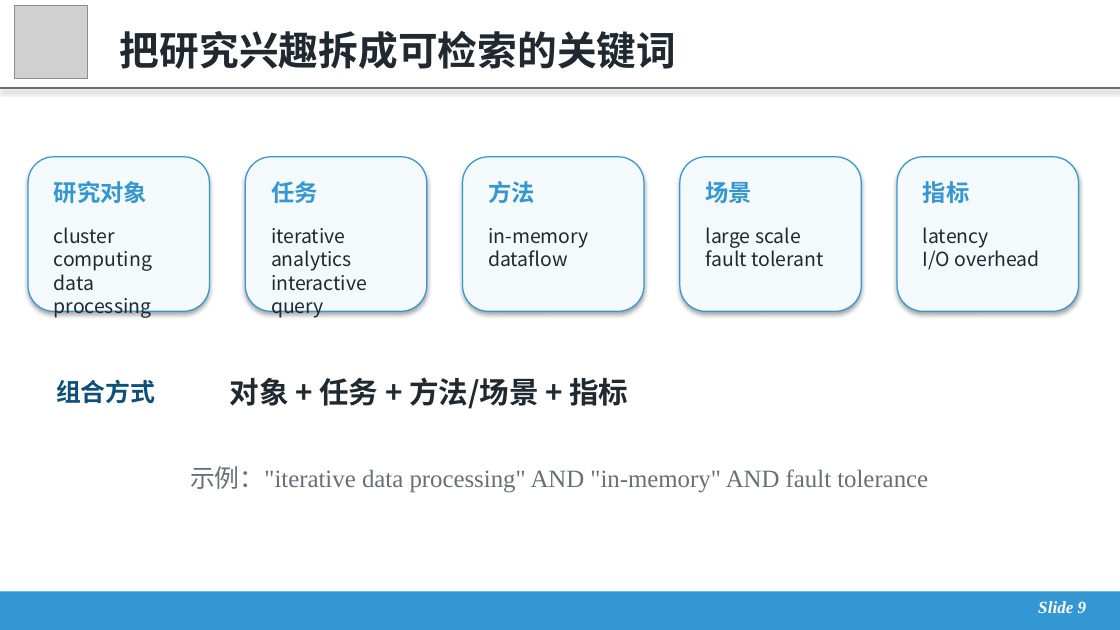
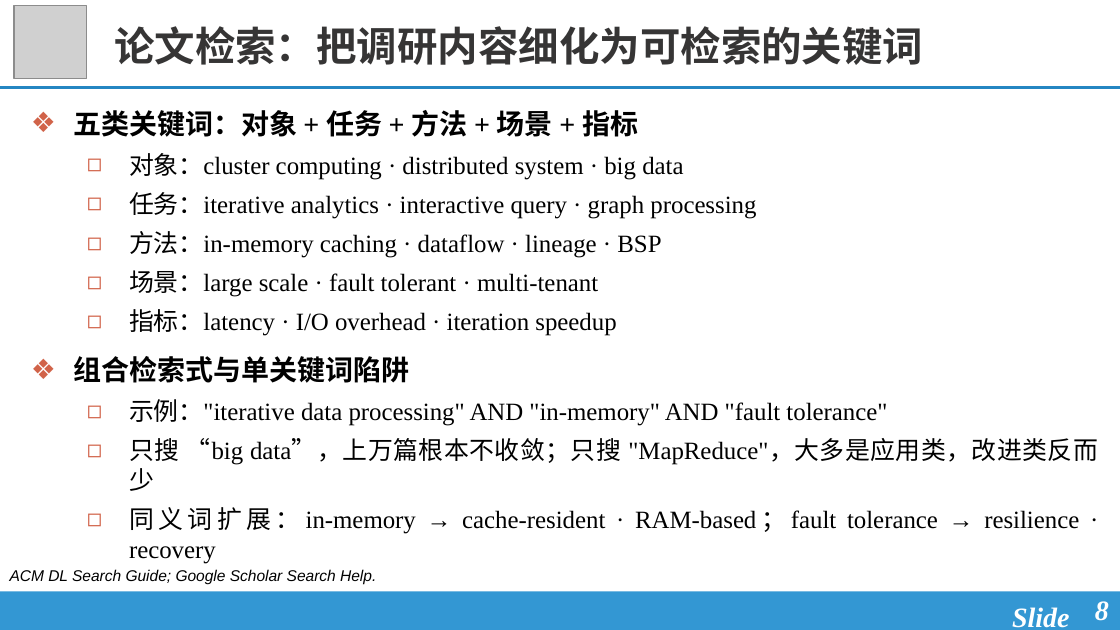
Before and after one commit to xxzhang99/research-training-course, a slide deck: slide 8 of docs/assets/files/lecture-02/slides.pptx (slide 9 before the commit). Drawn at 1120x630 pixels with LibreOffice and Linux fonts; fonts in the diff are those of the drawing; grey boxes stand for pictures. Boxes give left, top, right and bottom in pixels: in the first picture for what was removed or moved away, otherwise in the second. Text is boxed around its words. In the diff, an @@ line names an element or a change of style, - is before the commit and + after.

```diff
--- a/docs/assets/files/lecture-02/slides.pptx
+++ b/docs/assets/files/lecture-02/slides.pptx
@@ title "论文检索：把调研内容细化为可检索的关键词" at (114, 26, 923, 65): vertical alignment middle to top @@
@@ title at (114, 26, 923, 65): text changed; size 25.5 to 26 pt; text colour #202830 to #363535 @@
-把研究兴趣拆成可检索的关键词
+论文检索：把调研内容细化为可检索的关键词
@@ rectangle removed at (0, 87, 1120, 88) @@
@@ line added from (0, 87) to (1120, 87), #2486C2 1.75 pt @@
@@ text added at (73, 110, 1098, 534), 16 pt, text #000000 @@
+❖ 五类关键词：对象 + 任务 + 方法 + 场景 + 指标
+  ◻ 对象：cluster computing · distributed system · big data
+  ◻ 任务：iterative analytics · interactive query · graph processing
+  ◻ 方法：in-memory caching · dataflow · lineage · BSP
+  ◻ 场景：large scale · fault tolerant · multi-tenant
+  ◻ 指标：latency · I/O overhead · iteration speedup
+❖ 组合检索式与单关键词陷阱
+  ◻ 示例："iterative data processing" AND "in-memory" AND "fault tolerance"
+  ◻ 只搜 “big data”，上万篇根本不收敛；只搜 "MapReduce"，大多是应用类，改进类反而少
+  ◻ 同义词扩展：in-memory → cache-resident · RAM-based；fault tolerance → resilience · recovery
@@ rounded rectangle removed at (28, 157, 209, 311) @@
@@ rounded rectangle removed at (245, 157, 427, 311) @@
@@ rounded rectangle removed at (463, 157, 644, 311) @@
@@ rounded rectangle removed at (680, 157, 861, 311) @@
@@ rounded rectangle removed at (897, 157, 1079, 311) @@
@@ text removed at (54, 181, 147, 203) @@
-研究对象
@@ text removed at (271, 181, 318, 203) @@
-任务
@@ text removed at (488, 181, 535, 203) @@
-方法
@@ text removed at (706, 181, 753, 203) @@
-场景
@@ text removed at (923, 181, 970, 203) @@
-指标
@@ text removed at (54, 227, 152, 318) @@
-cluster computing
-data processing
@@ text removed at (271, 228, 367, 318) @@
-iterative analytics
-interactive query
@@ text removed at (488, 228, 589, 266) @@
-in-memory
-dataflow
@@ text removed at (706, 227, 823, 267) @@
-large scale
-fault tolerant
@@ text removed at (923, 227, 1040, 270) @@
-latency
-I/O overhead
@@ text removed at (56, 379, 155, 404) @@
-组合方式
@@ text removed at (230, 377, 628, 409) @@
-对象 + 任务 + 方法/场景 + 指标
@@ text removed at (190, 466, 928, 493) @@
-示例："iterative data processing" AND "in-memory" AND fault tolerance
@@ text added at (10, 569, 376, 584), 10 pt, text #000000, italic @@
+ACM DL Search Guide; Google Scholar Search Help.
@@ rectangle at (0, 591, 1120, 630): shadow off @@
@@ text "Slide" at (1012, 607, 1069, 628): vertical alignment middle to top @@
@@ text at (1012, 607, 1069, 628): text changed; size 11 to 18 pt @@
-Slide 9
+Slide
@@ page number added at (1095, 601, 1109, 621), 18 pt, text #FFFFFF, bold, italic @@
+8
```
Also in this commit, not shown: 4 other slides changed, 23 slides added, 35 slides removed, 14 other files.
